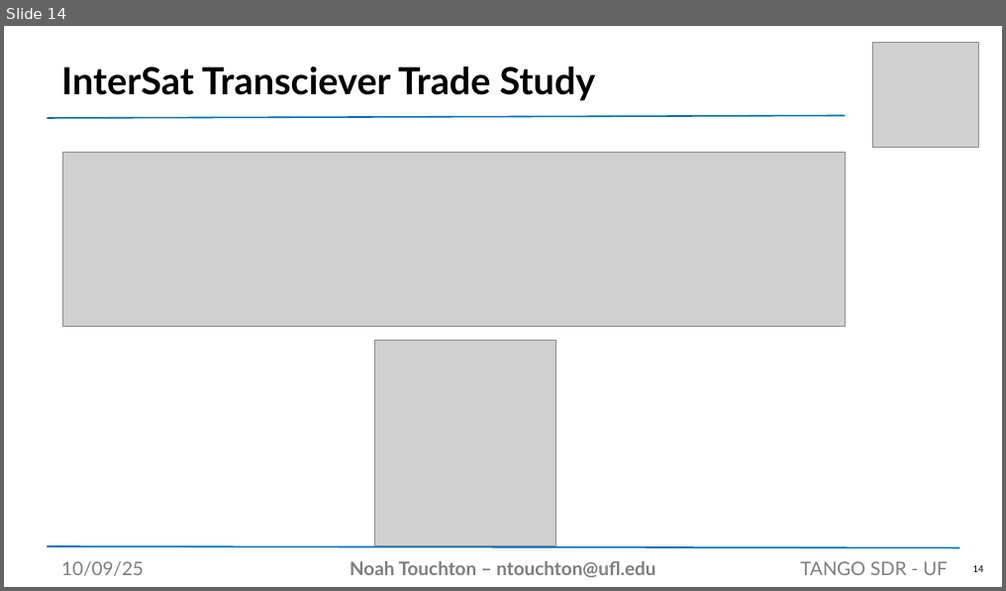
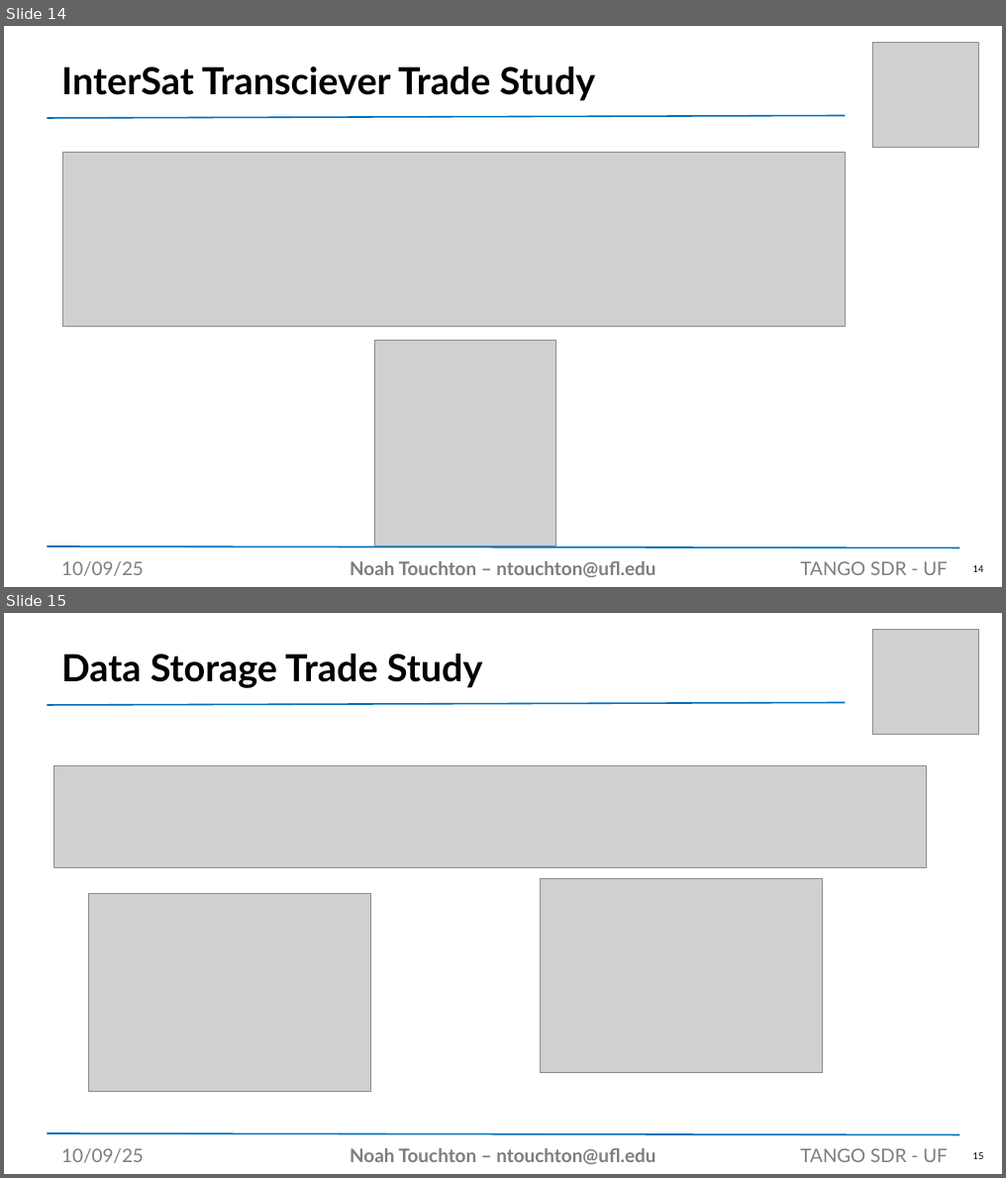
Before and after one commit to noahtouchton/School, a slide deck: Fall 2025/Aero Design 1/PowerPoint/SDR Presentation Template.pptx. Shown one above the other, each under a label of ours: slide 14 before the commit, slides 14 and 15 after it. The pictures are 1006x591 and 1006x1178 pixels, drawn with LibreOffice and Linux fonts; fonts in the diff are those of the drawing; grey boxes stand for pictures. Boxes give left, top, right and bottom in pixels: in the first picture for what was removed or moved away, otherwise in the second. Text is boxed around its words. In the diff, an @@ line names an element or a change of style, - is before the commit and + after.

```diff
--- a/Fall 2025/Aero Design 1/PowerPoint/SDR Presentation Template.pptx
+++ b/Fall 2025/Aero Design 1/PowerPoint/SDR Presentation Template.pptx
@@ slide 15 added at bbox=[4, 613, 1002, 1174], background #FFFFFF @@
@@ picture added at bbox=[872, 629, 979, 735] @@
@@ title added at bbox=[61, 654, 483, 688], 36 pt, text #000000, bold @@
+Data Storage Trade Study
@@ line added from (48, 705) to (846, 703), #0070C0 1.5 pt @@
@@ picture added at bbox=[54, 765, 927, 868] @@
@@ picture added at bbox=[540, 878, 823, 1072] @@
@@ picture added at bbox=[88, 894, 371, 1091] @@
@@ line added from (48, 1134) to (960, 1136), #0070C0 1.5 pt @@
@@ text added at bbox=[61, 1149, 144, 1163], 18 pt, text #7D7D7D @@
+10/09/25
@@ text added at bbox=[350, 1149, 655, 1164], 18 pt, text #7D7D7D, bold @@
+Noah Touchton – ntouchton@ufl.edu
@@ text added at bbox=[800, 1149, 947, 1162], 18 pt, text #7D7D7D @@
+TANGO SDR - UF
@@ page number added at bbox=[973, 1153, 984, 1159], 9 pt, text #000000 @@
+15
```
Also in this commit, not shown: 6 slides changed, 18 other slides added, 2 slides removed, 5 other files.
